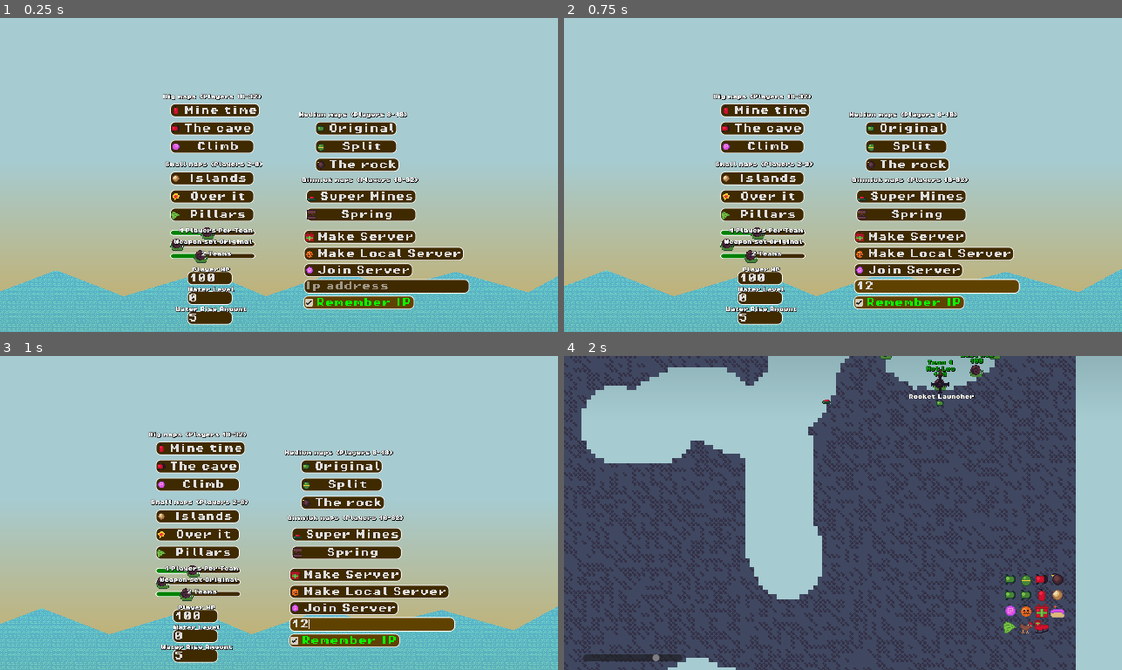
Above: before the commit, frames 1-4 (two rows, left to right).
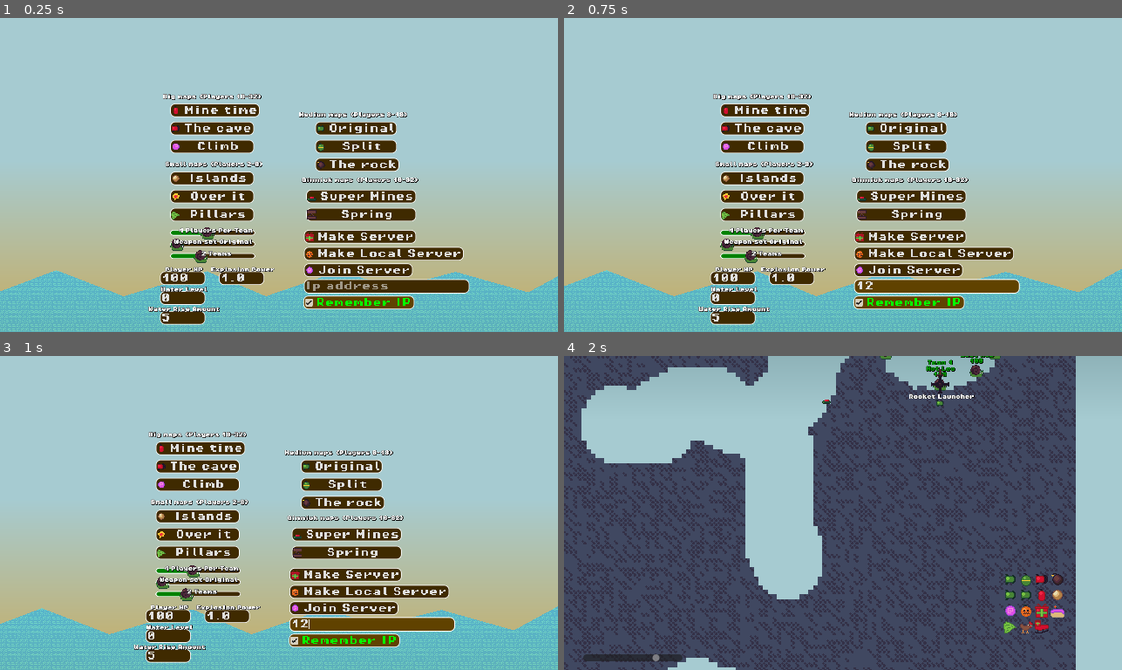
Above: after the commit, the same moments.

Repository: codingbanana21/Snail-Wars
Game: Godot game, scene res://scenes/main_menu.tscn
Same seed, same stepped clock (60 frames per second), same inputs: the game is played once before the commit and once after it.
Inputs (mouse positions are in pixels of both pictures, inside the frame that each line leads up to):
- Up to frame 1 (0.25 s): no input
- Up to frame 2 (0.75 s): click (949, 284) at 0.52 s; type "12" at 0.6 s
- Up to frame 3 (1 s): no input
- Up to frame 4 (2 s): click "Mine time" at 1.25 s

The runs differ from the first frame. In frame 1, 2.1% of the frame differs, in the area x 26-62%, y 28-98%; in frame 2, 2.1%; in frame 3, 2.1%; in frame 4, nothing differs.

Commit message:
Added Explosion Power

Diff:
--- a/scenes/main_menu.tscn
+++ b/scenes/main_menu.tscn
@@ -259,18 +259,18 @@
 
 [node name="PlayerHP" type="LineEdit" parent="Menu/Settings" unique_id=774327031]
 unique_name_in_owner = true
-offset_left = -162.0
+offset_left = -210.0
 offset_top = -43.0
-offset_right = -82.0
+offset_right = -130.0
 offset_bottom = -19.0
 theme_override_fonts/font = ExtResource("4_7b55j")
 text = "100"
 
 [node name="PlayerHPLabel" type="Label" parent="Menu/Settings" unique_id=1266939834]
 unique_name_in_owner = true
-offset_left = -189.0
+offset_left = -237.0
 offset_top = -50.0
-offset_right = 87.0
+offset_right = 39.0
 offset_bottom = -34.0
 scale = Vector2(0.5, 0.5)
 text = "Player HP"
@@ -279,18 +279,18 @@
 
 [node name="WaterLevel" type="LineEdit" parent="Menu/Settings" unique_id=1655597267]
 unique_name_in_owner = true
-offset_left = -162.0
+offset_left = -210.0
 offset_top = -8.0
-offset_right = -82.0
+offset_right = -130.0
 offset_bottom = 16.0
 theme_override_fonts/font = ExtResource("4_7b55j")
 text = "0"
 
 [node name="LevelLabel" type="Label" parent="Menu/Settings" unique_id=513843222]
 unique_name_in_owner = true
-offset_left = -189.0
+offset_left = -237.0
 offset_top = -15.0
-offset_right = 87.0
+offset_right = 39.0
 offset_bottom = 1.0
 scale = Vector2(0.5, 0.5)
 text = "Water Level"
@@ -299,21 +299,41 @@
 
 [node name="WaterRise" type="LineEdit" parent="Menu/Settings" unique_id=216585441]
 unique_name_in_owner = true
-offset_left = -162.0
+offset_left = -210.0
 offset_top = 27.0
-offset_right = -82.0
+offset_right = -130.0
 offset_bottom = 51.0
 theme_override_fonts/font = ExtResource("4_7b55j")
 text = "5"
 
 [node name="WaterRiseLabel" type="Label" parent="Menu/Settings" unique_id=2110826948]
 unique_name_in_owner = true
-offset_left = -189.0
+offset_left = -237.0
 offset_top = 20.0
-offset_right = 87.0
+offset_right = 39.0
 offset_bottom = 36.0
 scale = Vector2(0.5, 0.5)
 text = "Water Rise Amount"
+label_settings = ExtResource("3_1ajci")
+horizontal_alignment = 1
+
+[node name="ExplosionPower" type="LineEdit" parent="Menu/Settings" unique_id=12197908]
+unique_name_in_owner = true
+offset_left = -106.0
+offset_top = -43.0
+offset_right = -26.0
+offset_bottom = -19.0
+theme_override_fonts/font = ExtResource("4_7b55j")
+text = "1.0"
+
+[node name="ExplosionPowerLabel" type="Label" parent="Menu/Settings" unique_id=1715046951]
+unique_name_in_owner = true
+offset_left = -133.0
+offset_top = -50.0
+offset_right = 143.0
+offset_bottom = -34.0
+scale = Vector2(0.5, 0.5)
+text = "Explosion Power"
 label_settings = ExtResource("3_1ajci")
 horizontal_alignment = 1
 
--- a/scripts/Globals.gd
+++ b/scripts/Globals.gd
@@ -1,5 +1,6 @@
 extends Node2D
 
+#const
 const WEAPONS: Array[String] = ["rocket","grenade","drill","bomb","air_strike","drill_strike","tnt","bullet","teleporta","pumkin_grenade","present","cake_tnt","leaf","chicken","father_chrismas"]
 const WEAPONS_NAMES: Array[String] = ["Rocket Launcher","Grenade","Drill Rocket","Bomb","Air Strike","Drill Strike","TNT","Gun","Teleporta","Pumkin Grenade","Present Strike","Cake TNT","Healing Leaf","Chicken","Father Chrismas"]
 const SAVE_PATH = "user://Save.tres"
--- a/scripts/map.gd
+++ b/scripts/map.gd
@@ -52,13 +52,15 @@
 			elif pixel_color == Color(1.0, 0.0, 1.0, 1.0):
 				map.set_cell(offset, 0 ,Vector2i(3, 0))
 			elif pixel_color == Color(1.0, 1.0, 0.0, 1.0):
-				if Globals.map == "g1" and multiplayer.is_server():
+				if !multiplayer.is_server(): continue
+
+				if Globals.map == "g1":
 					multiplayer_spawner.spawn({"id":1,
 						"global_position":offset,
 						"node_path":"res://projectiles/super_mine.tscn",
 						"team_color":pixel_color,
 						})
-				elif Globals.map == "g2" and multiplayer.is_server():
+				elif Globals.map == "g2":
 					multiplayer_spawner.spawn({"id":1,
 						"global_position":offset,
 						"node_path":"res://projectiles/spring.tscn",
--- a/scripts/menu.gd
+++ b/scripts/menu.gd
@@ -16,6 +16,7 @@
 @onready var player_hp: LineEdit = %PlayerHP
 @onready var water_level: LineEdit = %WaterLevel
 @onready var water_rise: LineEdit = %WaterRise
+@onready var explosion_power: LineEdit = %ExplosionPower
 
 const SERVER_PORT = 3100
 const CONNECT_TIMEOUT: float = 5.0
@@ -44,6 +45,7 @@
 		Globals.player_hp = int(player_hp.text)
 		Globals.water_level = -int(water_level.text)
 		Globals.water_rise = -int(water_rise.text)
+		Globals.explosion_power = float(explosion_power.text)
 
 
 func make_map(inputs: Dictionary = {"multiplayer":false,
@@ -53,11 +55,13 @@
 		"number_of_teams":1,
 		"player_hp":1,
 		"water_level":1,
-		"water_rise":1
+		"water_rise":1,
+		"explosion_power":1,
 		}):
 
 	Globals.map = inputs["map"]
 
+	#set variables for multiplayer
 	if inputs["multiplayer"]:
 		Globals.players_in_team = inputs["players_in_team"]
 		teams_weapons = inputs["teams_weapons"]
@@ -65,6 +69,7 @@
 		Globals.player_hp = inputs["player_hp"]
 		Globals.water_level = inputs["water_level"]
 		Globals.water_rise = inputs["water_rise"]
+		Globals.explosion_power = inputs["explosion_power"]
 
 	#team weapon sets
 	Globals.teams_weapons.append_array(Globals.WEAPON_SET.duplicate(true)[teams_weapons])
@@ -147,7 +152,8 @@
 				"number_of_teams":Globals.number_of_teams,
 				"player_hp":Globals.player_hp,
 				"water_level":Globals.water_level,
-				"water_rise":Globals.water_rise})
+				"water_rise":Globals.water_rise,
+				"explosion_power":Globals.explosion_power})
 	)
 
 
